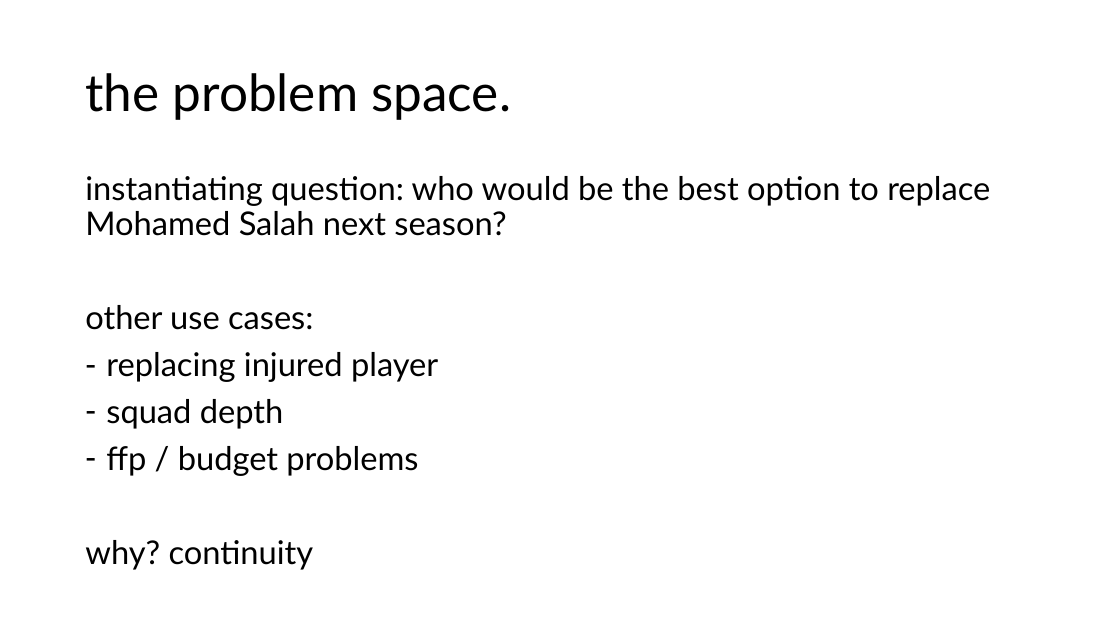
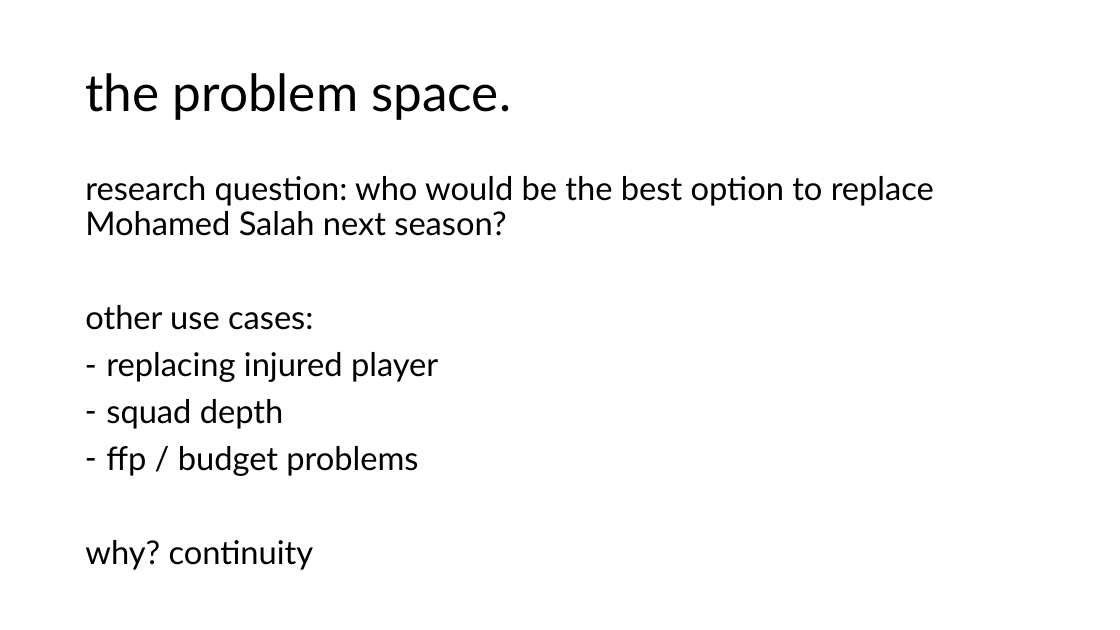
Before and after one commit to bebo0947/CapstoneBall, a slide deck: slide 2 of presentations/Sprint 1.pptx. Drawn at 1120x630 pixels with LibreOffice and Linux fonts; fonts in the diff are those of the drawing. Boxes give left, top, right and bottom in pixels: in the first picture for what was removed or moved away, otherwise in the second. Text is boxed around its words. In the diff, an @@ line names an element or a change of style, - is before the commit and + after.

```diff
--- a/presentations/Sprint 1.pptx
+++ b/presentations/Sprint 1.pptx
@@ text at (85,176,934,236): text changed @@
-instantiating question: who would be the best option to replace Mohamed Salah next season?
+research question: who would be the best option to replace Mohamed Salah next season?
```
Also in this commit, not shown: 1 other slide changed, 14 slides added, 11 other files.
